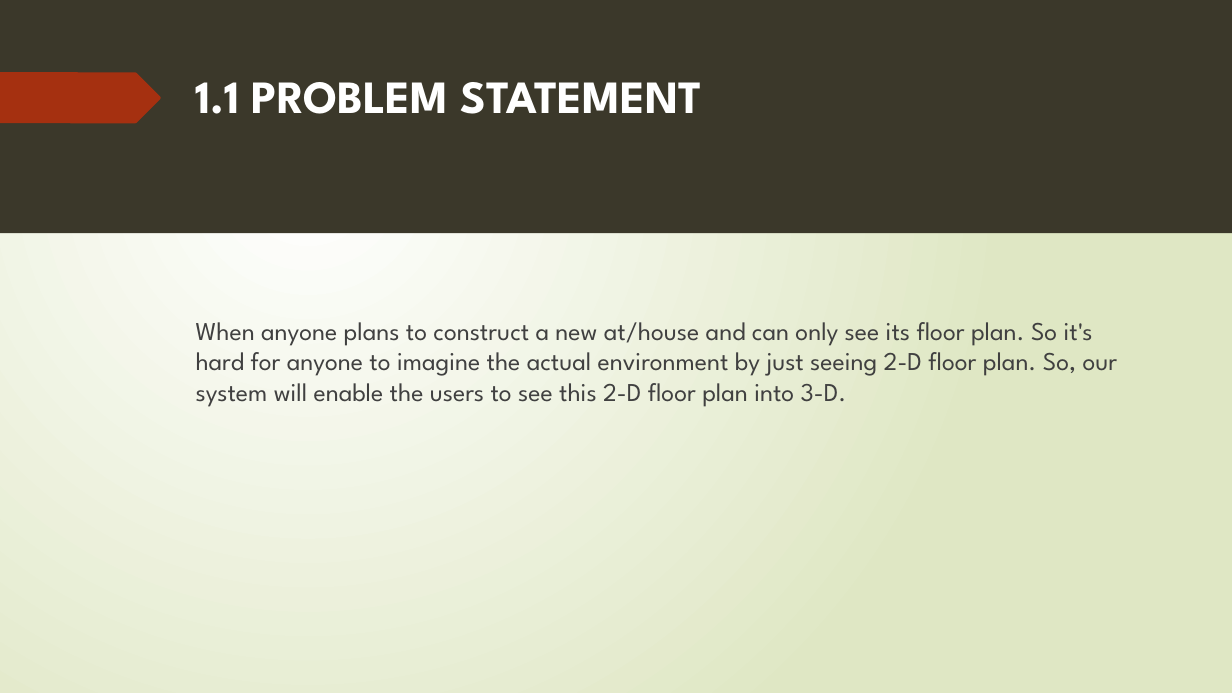
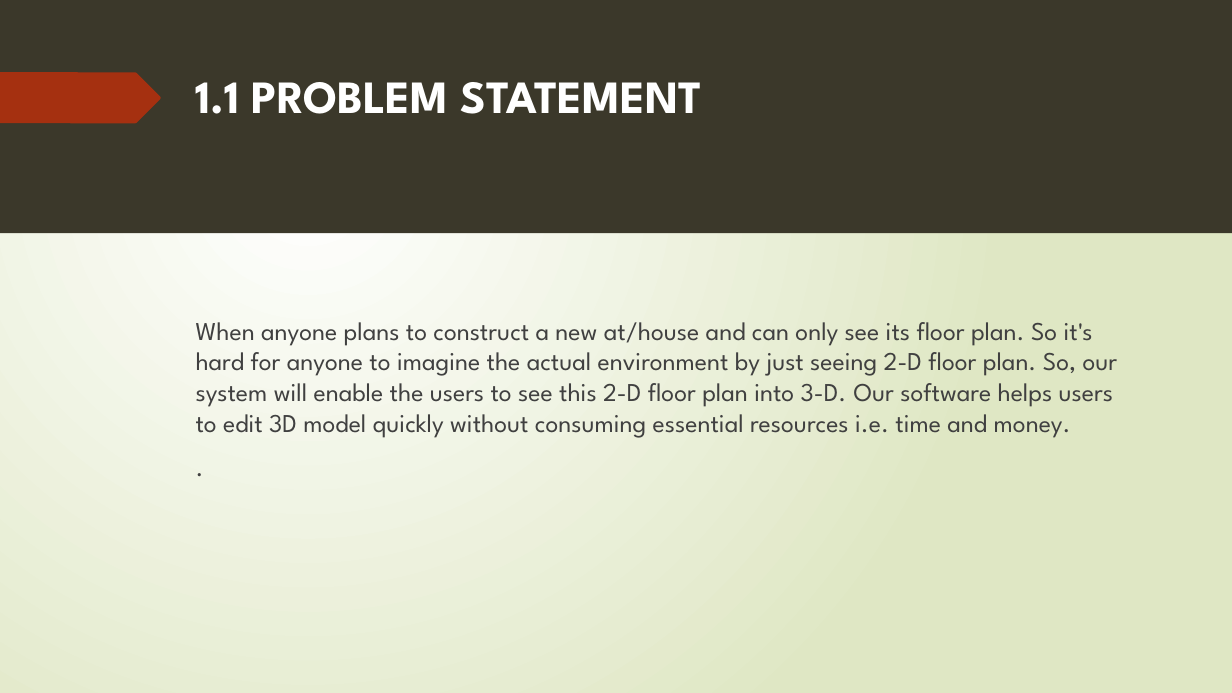
Before and after one commit to 15831944/2d-to-3d, a slide deck: slide 4 of AUTOGENERATION OF 3D MODEL FROM ROOM IMAGES.pptx (slide 3 before the commit). Drawn at 1232x693 pixels with LibreOffice and Linux fonts; fonts in the diff are those of the drawing. Boxes give left, top, right and bottom in pixels: in the first picture for what was removed or moved away, otherwise in the second. Text is boxed around its words. In the diff, an @@ line names an element or a change of style, - is before the commit and + after.

```diff
--- a/AUTOGENERATION OF 3D MODEL FROM ROOM IMAGES.pptx
+++ b/AUTOGENERATION OF 3D MODEL FROM ROOM IMAGES.pptx
@@ text at [196,322,1118,438]: text changed @@
-When anyone plans to construct a new at/house and can only see its floor plan. So it's hard for anyone to imagine the actual environment by just seeing 2-D floor plan. So, our system will enable the users to see this 2-D floor plan into 3-D.
+When anyone plans to construct a new at/house and can only see its floor plan. So it's hard for anyone to imagine the actual environment by just seeing 2-D floor plan. So, our system will enable the users to see this 2-D floor plan into 3-D. Our software helps users to edit 3D model quickly without consuming essential resources i.e. time and money.
+.
```
Also in this commit, not shown: 9 other slides changed, 1 slide added.
